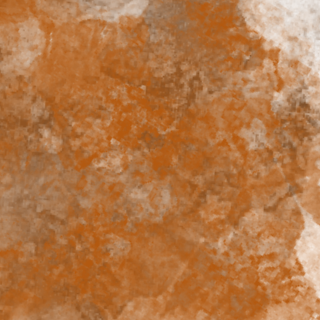
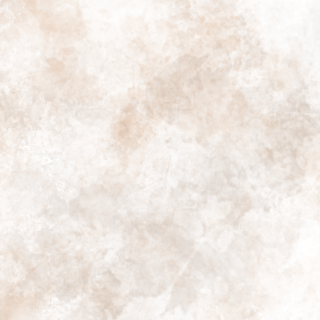
Layers edited between the first and the second 320px x 320px image:
"Paint Layer 2": opacity 100% → 25%, painted on it over 0, 0, 320, 320
"Paint Layer 1": opacity 100% → 25%, painted on it over 0, 0, 320, 320
